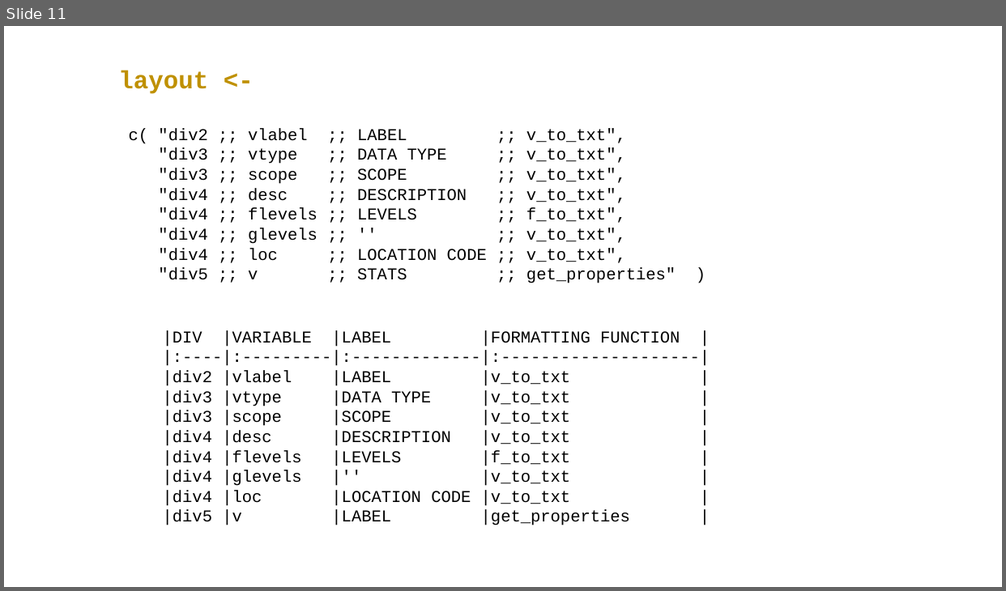
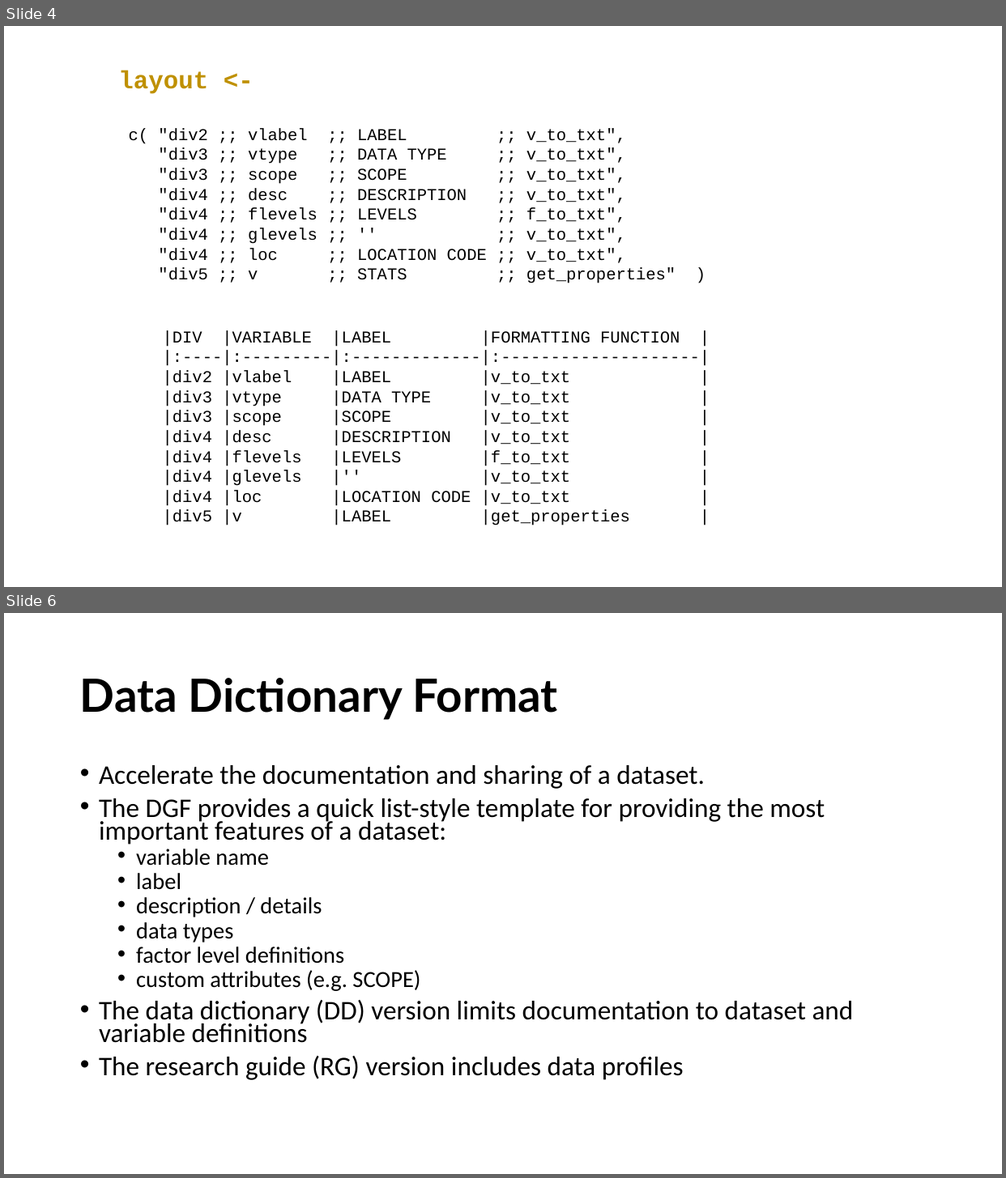
Before and after one commit to UrbanInstitute/datagoodr, a slide deck: pptx/LAYOUTS.pptx. Shown one above the other, each under a label of ours: slide 11 before the commit, slides 4 and 6 after it; the slides between them are not shown. The pictures are 1006x591 and 1006x1178 pixels, drawn with LibreOffice and Linux fonts; fonts in the diff are those of the drawing. Boxes give left, top, right and bottom in pixels: in the first picture for what was removed or moved away, otherwise in the second. Text is boxed around its words. In the diff, an @@ line names an element or a change of style, - is before the commit and + after.

```diff
--- a/pptx/LAYOUTS.pptx
+++ b/pptx/LAYOUTS.pptx
@@ slide 6 added at bbox=[4, 613, 1002, 1174], background #FFFFFF @@
@@ title added at bbox=[80, 678, 557, 720], 44 pt, text #000000, bold @@
+Data Dictionary Format
@@ text added at bbox=[99, 765, 854, 1080], 25.9 pt, text #000000 @@
+• Accelerate the documentation and sharing of a dataset.
+• The DGF provides a quick list-style template for providing the most important features of a dataset:
+  • variable name
+  • label
+  • description / details
+  • data types
+  • factor level definitions
+  • custom attributes (e.g. SCOPE)
+• The data dictionary (DD) version limits documentation to dataset and variable definitions
+• The research guide (RG) version includes data profiles
@@ what was slide 11 is now slide 4 @@
```
Also in this commit, not shown: 7 slides changed, 7 other slides added, 2 slides removed, 27 other files.
